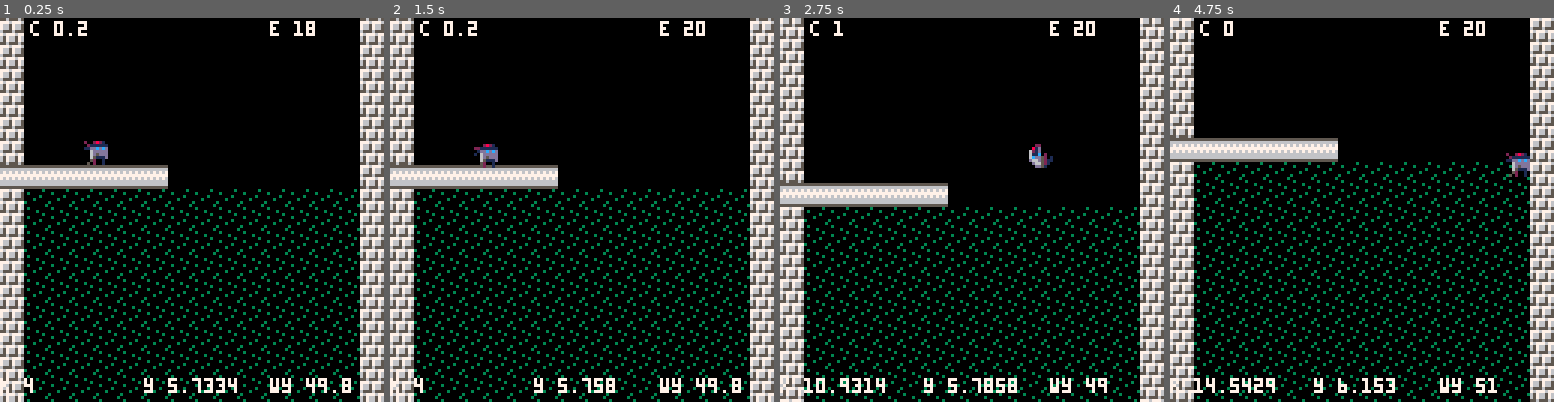
Above: before the commit, frames 1-4 (left to right).
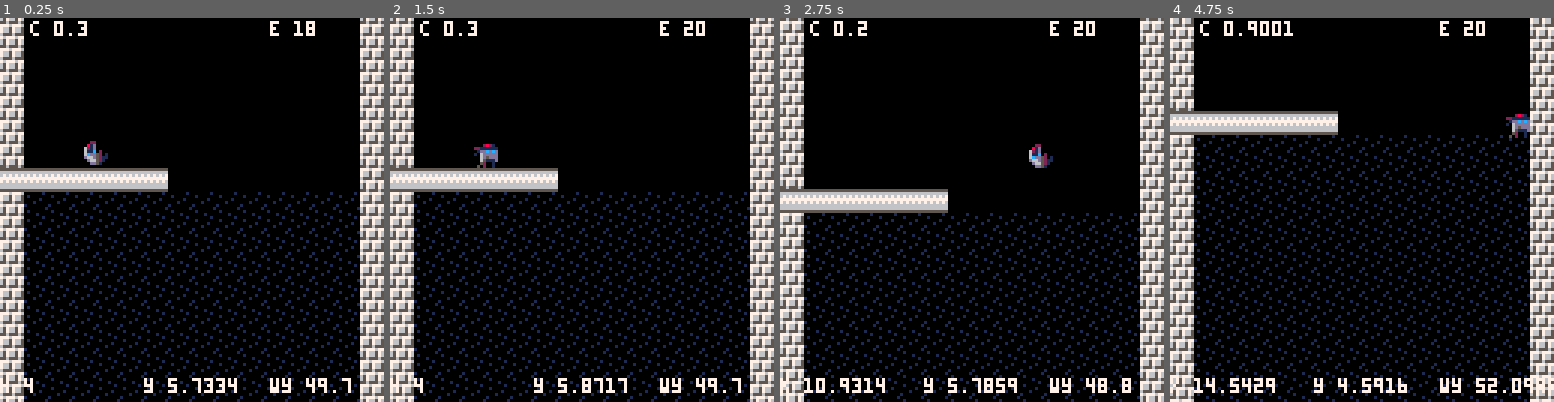
Above: after the commit, the same moments.

Repository: ggaughan/wake-of-the-ninja
Game: PICO-8 cartridge wakey.p8
Same seed, same stepped clock (60 frames per second), same inputs: the game is played once before the commit and once after it.
Inputs:
- Up to frame 1 (0.25 s): no input
- Up to frame 2 (1.5 s): no input
- Up to frame 3 (2.75 s): hold Right 1.6-2.1 s; hold Up 2.15-2.42 s; hold Right from 2.47 s (still down)
- Up to frame 4 (4.75 s): release Right at 3.03 s; hold Left 3.08-3.58 s; hold Down 3.63-3.97 s; hold Right 4.02-4.68 s; hold Up from 4.73 s (still down)

The runs differ from the first frame. In frame 1, 22% of the frame differs, in the area x 0-100%, y 0-100%; in frame 2, 22%; in frame 3, 22%; in frame 4, 28%.

Commit message:
Blue water

Diff:
--- a/wakey.p8
+++ b/wakey.p8
@@ -37,7 +37,7 @@
 --w_g_y = 0
 
 pl_start_y = 4
-scroll_dy = 0.2
+scroll_dy = 0.3
 --scroll_dy = 0.1
 wdy = 0
 
@@ -237,6 +237,8 @@
  -- todo skip if not changed
  update_map(wy)
 
+ --scroll_tile(10)
+
  foreach(actor, move_actor)
 end
 
@@ -281,8 +283,12 @@
 function _draw()
  cls()
 
+ pal(3,1)  -- blue water (spr 10)
+
 	-- smooth upward scroll by extra top row with -ve offset
  map(0,0,0,-(1-(ceil(wy)-wy))*8,16,17)
+
+ pal()
 
  foreach(actor,draw_actor)
 
